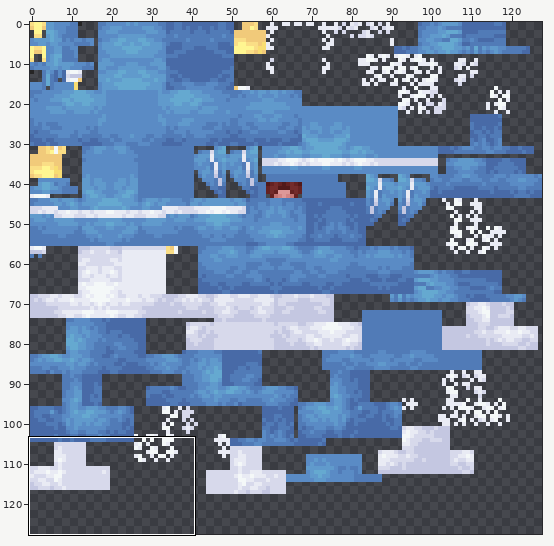
File history of a sprite sheet, common/src/main/resources/assets/cobblemon/textures/pokemon/0365_walrein/walrein.png. The picture above shows the old version from afar; the outline marks the close-up.
Close-up. Before the edit:
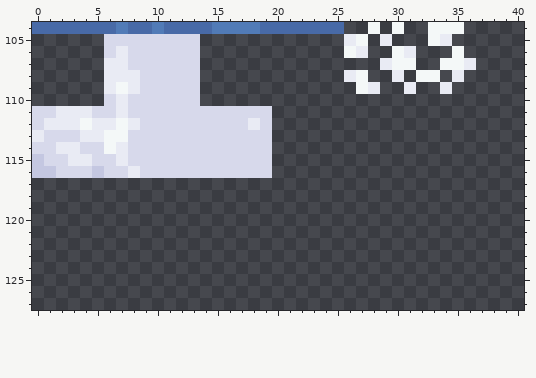
The file is 128x128 pixels. Shown: x 0..40, y 104..127.
Once edited:
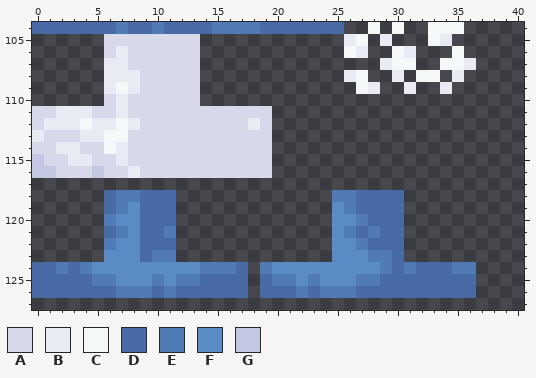
Palette (. is transparent): A #d7d9eb  B #e9ebf4  C #f4f8f8  D #486aa7  E #517bb7  F #5a8bc5  G #c4c7e1
Difference:
@@ x 0..40 @@
 117 .........................................
-118 .........................................
-119 .........................................
-120 .........................................
-121 .........................................
-122 .........................................
-123 .........................................
-124 .........................................
-125 .........................................
-126 .........................................
+118 ......DEEDDD.............EEDDDD..........
+119 ......DEFDDD.............FEDDDD..........
+120 ......EFFDDD.............FFEDDD..........
+121 ......DEFDDE.............FEDEDD..........
+122 ......EFFDDD.............FFEDDD..........
+123 ......FFFDEE.............FFFEED..........
+124 DDEDEFFFFFFFFFEEED.EFFFFFFFFFEDEDDDEE....
+125 DDDDDEEFFFEFEEDDDD.DEEFEFFFEEDDDDDDDD....
+126 DDDDDDDEEEDEDDDDDD.DDDEDEEEDDDDDDDDDD....
 127 .........................................
